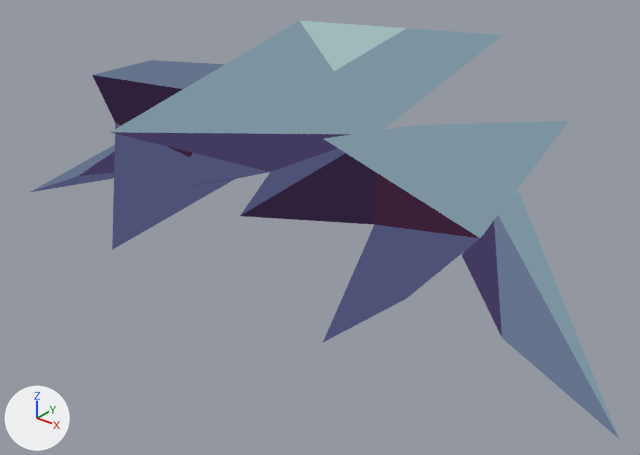
The glTF model Assets/Model/PlayerShip.glb: old version first, new version second.
Before and after are seen from a camera (50 mm lens) standing at (2.33, -2.76, 1.22) and looking at (0.0, 0.14, -0.58). Arrows for +X, +Y and +Z are at lower left; the lights stay in place. Where no turn or scale is listed for an object, it has been applied to the vertices.
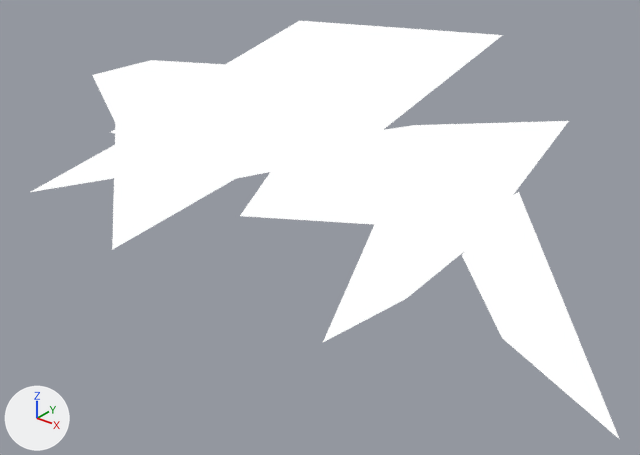
Where the newer file only moved an object's origin or applied its transform, the numbers keep the older frame.

Edits to the bpy script that builds the scene:
```text
Change mat_material:
    remove n5 = _N.new('ShaderNodeTexImage'); n5.name = 'Image Texture'
    remove n5.image = img_pallete
    remove n5.interpolation = 'Closest'
    where n0 = _N.new('ShaderNodeEmission'); n0.name = 'Emission'
    remove _L.new(n5.outputs[0], n0.inputs[0])  # 'Color' to 'Color'
```

What differs and where, as boxes (x1, y1, x2, y2) in the pictures (640 x 455 px):
'Plane', surface changed (blue to white)
    both: (31, 21, 619, 438)
